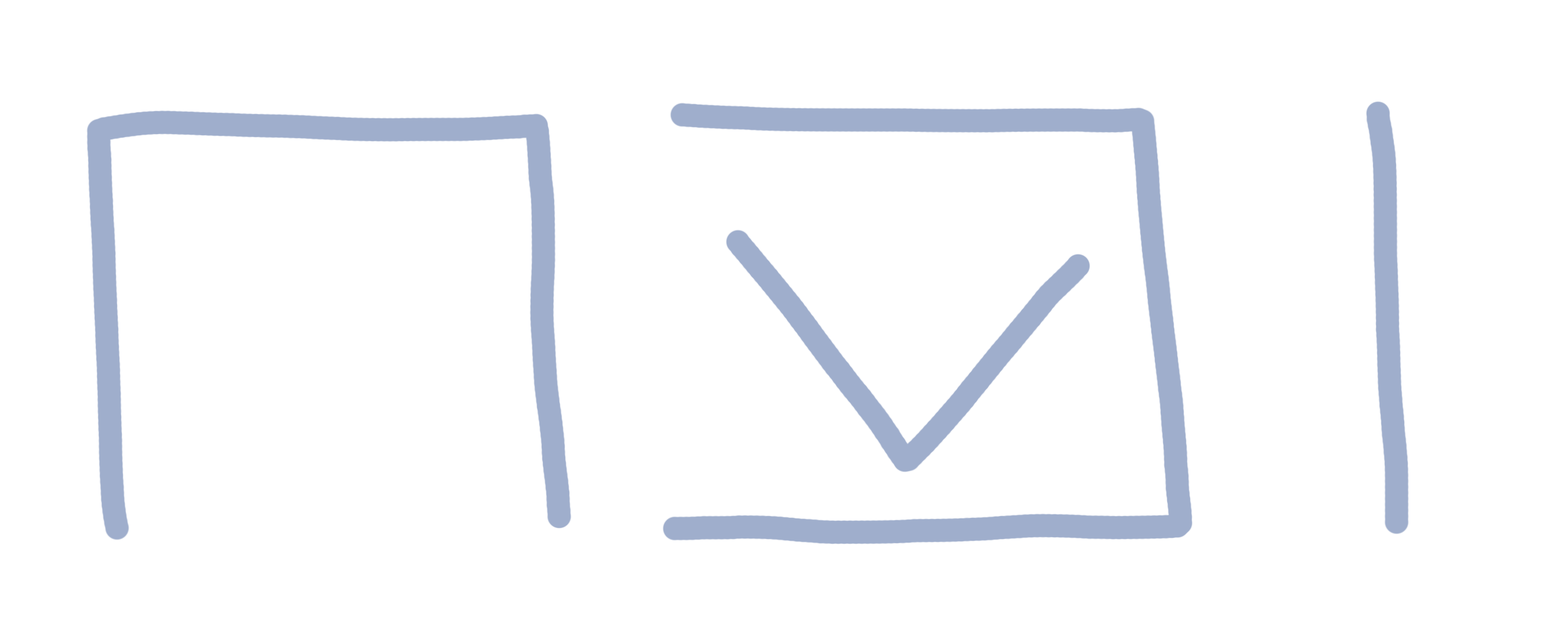
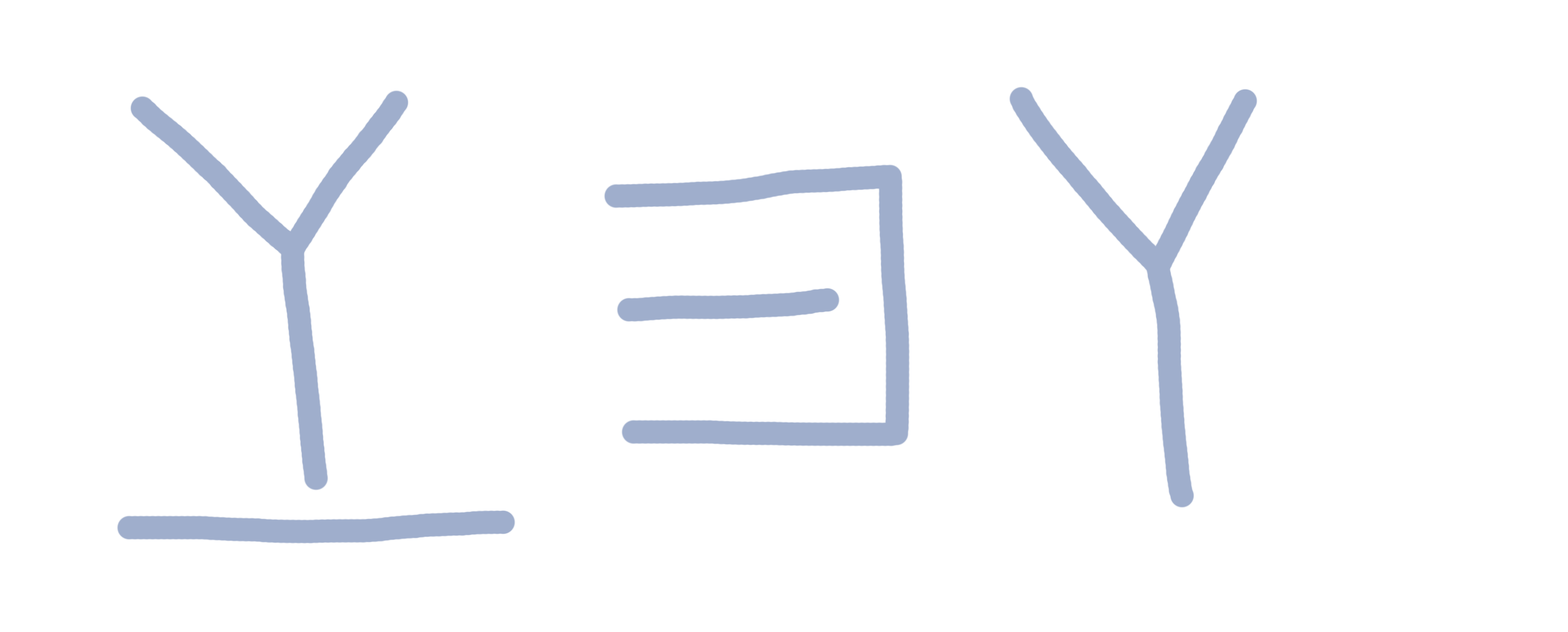
Layer changes from the first 1568 x 632 image to the second:
added layer "Layer 4" above "Layer 3" over box(116, 86, 1258, 545)
hid "Layer 3" over box(86, 100, 1409, 545)
